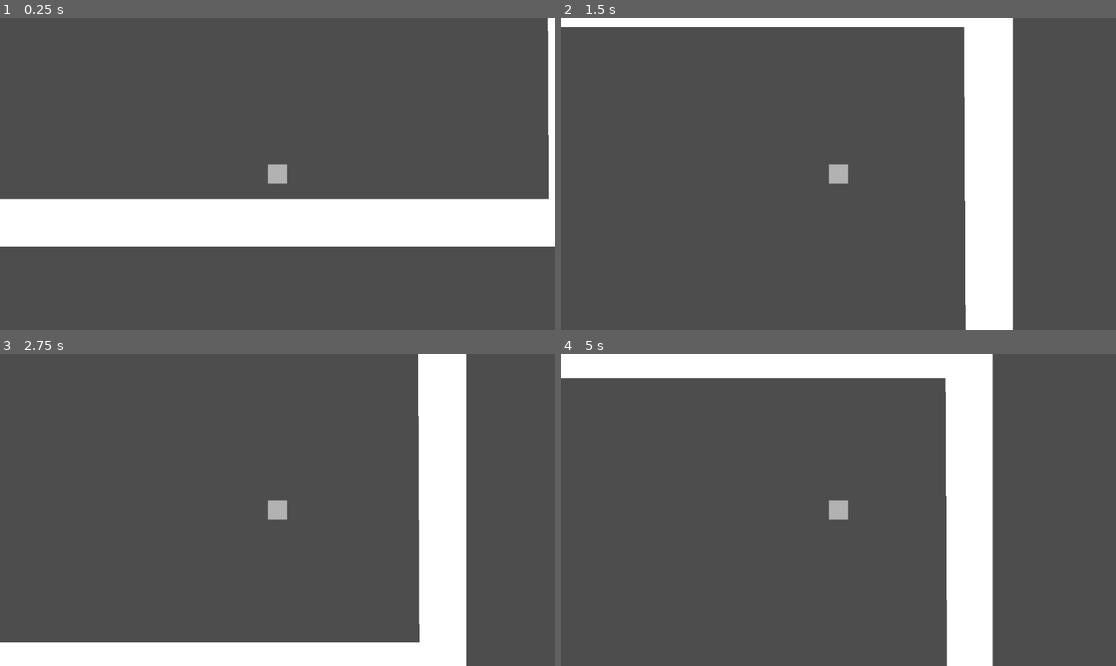
Above: before the commit, frames 1-4 (two rows, left to right).
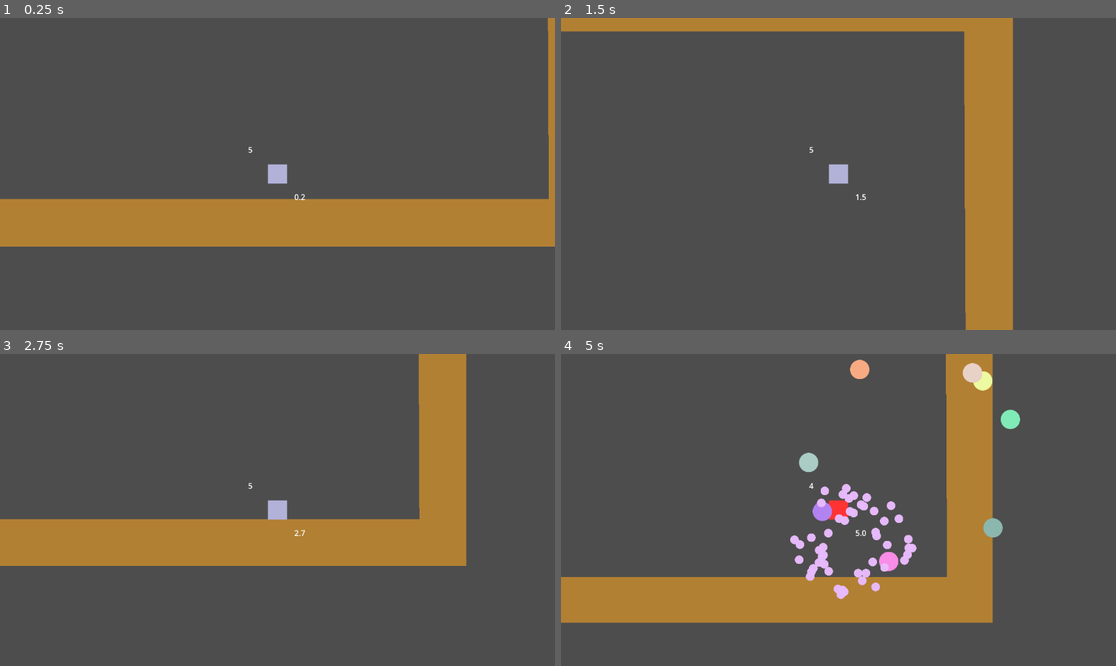
Above: after the commit, the same moments.

Repository: Stephen-Seo/LD54_BoxSurvival
Game: Godot game, scene res://boxedSpace.tscn
The game is run twice, just before and just after one commit, with the same random seed, the same clock (stepped at 60 frames per second) and the same inputs.
Inputs:
- Up to frame 1 (0.25 s): no input
- Up to frame 2 (1.5 s): tap Enter (ui_accept) at 0.5, 0.6 s; hold Right (ui_right) from 0.53 s (still down); tap Space (jump, bound only after the commit) at 0.77, 0.8, 1.07, 1.35 s
- Up to frame 3 (2.75 s): tap Space (jump, bound only after the commit) at 1.52, 1.82, 2.3 s; tap Enter (ui_accept) at 1.55, 2.1 s; release Right (ui_right) at 2.03 s; hold Left (ui_left) from 2.03 s (still down)
- Up to frame 4 (5 s): release Left (ui_left) at 2.78 s; hold Right (ui_right) 2.78-4.28 s; tap Enter (ui_accept) at 2.85, 4.35 s; tap Space (jump, bound only after the commit) at 3.02, 3.32, 3.6, 3.77, 4.07, 4.52, 4.82 s; hold Left (ui_left) from 4.28 s (still down)

The runs differ from the first frame. In frame 1, 16% of the frame differs, in the area x 0-100%, y 0-74%; in frame 2, 12%; in frame 3, 26%; in frame 4, 26%, in the area x 0-83%, y 0-100%.

Commit message:
Work
Impl. enough for basic gameplay and has some particle effects.

Diff:
--- a/PlayerCharacterBody2D.gd
+++ b/PlayerCharacterBody2D.gd
@@ -4,30 +4,90 @@
 const SPEED = 300.0
 const JUMP_VELOCITY = -800.0
 
-const DEFAULT_COLOR = Color(0.7, 0.7, 0.7)
+const DEFAULT_COLOR = Color(0.7, 0.7, 0.85)
 const HURT_COLOR = Color(1.0, 0.2, 0.2)
+
+const HURT_TIME = 0.5
+
+const MAX_PARTICLE_VELOCITY = 1500
+const MIN_PARTICLE_VELOCITY = 550
 
 # Get the gravity from the project settings to be synced with RigidBody nodes.
 var gravity = ProjectSettings.get_setting("physics/2d/default_gravity")
 
+var health = 5
+var hurt_timer = 0.0
+
+@onready var text_label = $RichTextLabel
+var text_timer = 0.0
+var text_format = "%.1f"
+
+@onready var health_label = $RichTextLabel2
+var health_text_format = "%d"
+
+@onready var self_sprite = $Sprite2D
+
+var particle = preload("res://circleParticle.tscn")
+
 func _ready():
-	modulate = DEFAULT_COLOR
+	self_sprite.self_modulate = DEFAULT_COLOR
+	health_label.add_text(health_text_format % health)
 
 func _physics_process(delta):
+	if health <= 0:
+		return
+
+	text_timer += delta
+	text_label.clear()
+	text_label.add_text(text_format % text_timer)
+
 	# Add the gravity.
 	if not is_on_floor():
 		velocity.y += gravity * delta
 
 	# Handle Jump.
-	if Input.is_action_just_pressed("ui_accept") and is_on_floor():
+	if Input.is_action_just_pressed("jump") and is_on_floor():
 		velocity.y = JUMP_VELOCITY
 
 	# Get the input direction and handle the movement/deceleration.
 	# As good practice, you should replace UI actions with custom gameplay actions.
-	var direction = Input.get_axis("ui_left", "ui_right")
+	var direction = Input.get_axis("left", "right")
 	if direction:
 		velocity.x = direction * SPEED
 	else:
 		velocity.x = move_toward(velocity.x, 0, SPEED)
 
 	move_and_slide()
+
+	hurt_timer -= delta
+	if hurt_timer < 0.0:
+		hurt_timer = 0.0
+		self_sprite.self_modulate = DEFAULT_COLOR
+
+func spawn_particle(color):
+	var particle_instance = particle.instantiate()
+	particle_instance.find_child("Sprite2D").self_modulate = color
+	var random_angle = randf_range(0.0, PI * 2.0)
+	particle_instance.position = self.position
+	var vel = randf_range(MIN_PARTICLE_VELOCITY, MAX_PARTICLE_VELOCITY)
+	particle_instance.linear_velocity = Vector2(cos(random_angle) * vel, sin(random_angle) * vel)
+	get_parent().add_child(particle_instance)
+
+func damaged(projectile):
+	var projectile_color = projectile.find_child("Sprite2D").self_modulate
+	for i in range(50):
+		spawn_particle(projectile_color)
+	if hurt_timer == 0.0:
+		health -= 1
+		health_label.clear()
+		health_label.add_text(health_text_format % health)
+		self_sprite.self_modulate = HURT_COLOR
+		hurt_timer = HURT_TIME
+		if health <= 0:
+			velocity = Vector2(0, 0)
+			collision_layer = 0
+			collision_mask = 0
+			self_sprite.self_modulate = Color(0, 0, 0, 0)
+			for i in range(100):
+				spawn_particle(Color(1, 1, 1))
+			get_parent().on_player_death()
--- /dev/null
+++ b/boundary.gd
@@ -0,0 +1,11 @@
+extends StaticBody2D
+
+
+# Called when the node enters the scene tree for the first time.
+func _ready():
+	modulate = Color(0.7, 0.5, 0.2)
+
+
+# Called every frame. 'delta' is the elapsed time since the previous frame.
+func _process(delta):
+	pass
--- a/boxedSpace.gd
+++ b/boxedSpace.gd
@@ -1,6 +1,14 @@
 extends Node2D
 
 @onready var arenaBody = $StaticBody2D
+@onready var player = $CharacterBody2D
+var projectile = preload("res://circleProjectiles.tscn")
+
+const WAVE_TIME = 5.0
+const PROJECTILE_DISTANCE = 1500
+const PROJECTILE_VELOCITY = 500
+
+var wave_timer = 3.0
 
 # Called when the node enters the scene tree for the first time.
 func _ready():
@@ -9,5 +17,29 @@
 
 # Called every frame. 'delta' is the elapsed time since the previous frame.
 func _process(delta):
+	if player.health <= 0:
+		return
 	if arenaBody.scale.x > 0.1:
 		arenaBody.scale -= arenaBody.scale * 0.01 * delta
+	wave_timer += delta
+	if wave_timer >= WAVE_TIME:
+		wave_timer = 0
+		for i in range(10):
+			var projectile_instance = projectile.instantiate()
+			var random_angle = randf_range(0.0, PI * 2.0)
+			var projectile_sprite = projectile_instance.find_child("Sprite2D")
+			projectile_instance.position = Vector2(cos(random_angle) * PROJECTILE_DISTANCE + player.position.x, sin(random_angle) * PROJECTILE_DISTANCE + player.position.y)
+			projectile_instance.linear_velocity = Vector2(-cos(random_angle) * PROJECTILE_VELOCITY, -sin(random_angle) * PROJECTILE_VELOCITY)
+			projectile_sprite.self_modulate = Color(randf_range(0.5, 1.0), randf_range(0.5, 1.0), randf_range(0.5, 1.0))
+			add_child(projectile_instance)
+
+func do_restart():
+	get_tree().reload_current_scene()
+
+func on_player_death():
+	var button = Button.new()
+	button.position = Vector2(0, -50)
+	button.add_theme_font_size_override("font_size", 40)
+	button.text = "Restart?"
+	button.pressed.connect(do_restart)
+	player.add_child(button)
--- a/boxedSpace.tscn
+++ b/boxedSpace.tscn
@@ -1,7 +1,8 @@
-[gd_scene load_steps=9 format=3 uid="uid://dsb4cupghg5of"]
+[gd_scene load_steps=8 format=3 uid="uid://dsb4cupghg5of"]
 
 [ext_resource type="Script" path="res://boxedSpace.gd" id="1_kaapg"]
-[ext_resource type="Script" path="res://PlayerCharacterBody2D.gd" id="1_l6wl1"]
+[ext_resource type="Script" path="res://boundary.gd" id="2_ifihl"]
+[ext_resource type="PackedScene" uid="uid://dv8hwks0xe3c0" path="res://player.tscn" id="3_b55g5"]
 
 [sub_resource type="RectangleShape2D" id="RectangleShape2D_usx0l"]
 size = Vector2(1353, 99)
@@ -15,15 +16,11 @@
 [sub_resource type="RectangleShape2D" id="RectangleShape2D_oer7k"]
 size = Vector2(101, 850)
 
-[sub_resource type="RectangleShape2D" id="RectangleShape2D_yripi"]
-size = Vector2(40, 40)
-
-[sub_resource type="CanvasTexture" id="CanvasTexture_ruce8"]
-
 [node name="Node2D" type="Node2D"]
 script = ExtResource("1_kaapg")
 
 [node name="StaticBody2D" type="StaticBody2D" parent="."]
+script = ExtResource("2_ifihl")
 
 [node name="Polygon2D" type="Polygon2D" parent="StaticBody2D"]
 position = Vector2(1, 0)
@@ -46,16 +43,4 @@
 position = Vector2(1203.5, 322)
 shape = SubResource("RectangleShape2D_oer7k")
 
-[node name="CharacterBody2D" type="CharacterBody2D" parent="."]
-position = Vector2(590, 561)
-script = ExtResource("1_l6wl1")
-
-[node name="CollisionShape2D" type="CollisionShape2D" parent="CharacterBody2D"]
-shape = SubResource("RectangleShape2D_yripi")
-debug_color = Color(0, 0.6, 0.701961, 0.419608)
-
-[node name="Sprite2D" type="Sprite2D" parent="CharacterBody2D"]
-scale = Vector2(40, 40)
-texture = SubResource("CanvasTexture_ruce8")
-
-[node name="Camera2D" type="Camera2D" parent="CharacterBody2D"]
+[node name="CharacterBody2D" parent="." instance=ExtResource("3_b55g5")]
--- /dev/null
+++ b/circleParticle.gd
@@ -0,0 +1,20 @@
+extends RigidBody2D
+
+const LIFETIME = 5
+
+var timer = 0.0
+
+@onready var sprite = $Sprite2D
+
+# Called when the node enters the scene tree for the first time.
+func _ready():
+	pass # Replace with function body.
+
+
+# Called every frame. 'delta' is the elapsed time since the previous frame.
+func _process(delta):
+	timer += delta
+	if timer >= LIFETIME:
+		get_parent().remove_child(self)
+	else:
+		sprite.self_modulate.a = 1.0 - timer / LIFETIME
--- /dev/null
+++ b/circleParticle.tscn
@@ -0,0 +1,14 @@
+[gd_scene load_steps=3 format=3 uid="uid://b11lnbcljlqsm"]
+
+[ext_resource type="Texture2D" uid="uid://cx5ihekx61v8u" path="res://res/circle_64x64.png" id="1_h1v2k"]
+[ext_resource type="Script" path="res://circleParticle.gd" id="1_wpfda"]
+
+[node name="Particle" type="RigidBody2D"]
+collision_layer = 0
+collision_mask = 0
+gravity_scale = 0.0
+script = ExtResource("1_wpfda")
+
+[node name="Sprite2D" type="Sprite2D" parent="."]
+scale = Vector2(0.28, 0.28)
+texture = ExtResource("1_h1v2k")
--- /dev/null
+++ b/circleProjectile.gd
@@ -0,0 +1,25 @@
+extends RigidBody2D
+
+const Player = preload("res://PlayerCharacterBody2D.gd")
+
+const LIFETIME = 18.0
+var timer = 0.0
+
+# Called when the node enters the scene tree for the first time.
+func _ready():
+	set_contact_monitor(true)
+	set_max_contacts_reported(4)
+
+func on_collide():
+	pass
+
+# Called every frame. 'delta' is the elapsed time since the previous frame.
+func _process(delta):
+	timer += delta
+	if timer >= LIFETIME:
+		get_parent().remove_child(self)
+	for collider in get_colliding_bodies():
+		if collider is Player:
+			collider.damaged(self)
+			get_parent().remove_child(self)
+			break
--- /dev/null
+++ b/circleProjectiles.tscn
@@ -0,0 +1,21 @@
+[gd_scene load_steps=4 format=3 uid="uid://5sm3fvmwot2v"]
+
+[ext_resource type="Script" path="res://circleProjectile.gd" id="1_3n2hf"]
+[ext_resource type="Texture2D" uid="uid://cx5ihekx61v8u" path="res://res/circle_64x64.png" id="2_omdp0"]
+
+[sub_resource type="CircleShape2D" id="CircleShape2D_t1ey8"]
+
+[node name="RigidBody2D" type="RigidBody2D"]
+collision_layer = 4
+collision_mask = 2
+gravity_scale = 0.0
+script = ExtResource("1_3n2hf")
+
+[node name="CollisionShape2D" type="CollisionShape2D" parent="."]
+scale = Vector2(2, 2)
+shape = SubResource("CircleShape2D_t1ey8")
+
+[node name="Sprite2D" type="Sprite2D" parent="CollisionShape2D"]
+position = Vector2(5.96046e-07, -5.36442e-07)
+scale = Vector2(0.3125, 0.3125)
+texture = ExtResource("2_omdp0")
--- /dev/null
+++ b/player.tscn
@@ -0,0 +1,35 @@
+[gd_scene load_steps=4 format=3 uid="uid://dv8hwks0xe3c0"]
+
+[ext_resource type="Script" path="res://PlayerCharacterBody2D.gd" id="1_8l13s"]
+
+[sub_resource type="RectangleShape2D" id="RectangleShape2D_yripi"]
+size = Vector2(40, 40)
+
+[sub_resource type="CanvasTexture" id="CanvasTexture_ruce8"]
+
+[node name="CharacterBody2D" type="CharacterBody2D"]
+position = Vector2(590, 561)
+collision_layer = 3
+script = ExtResource("1_8l13s")
+
+[node name="CollisionShape2D" type="CollisionShape2D" parent="."]
+shape = SubResource("RectangleShape2D_yripi")
+debug_color = Color(0, 0.6, 0.701961, 0.419608)
+
+[node name="Sprite2D" type="Sprite2D" parent="."]
+scale = Vector2(40, 40)
+texture = SubResource("CanvasTexture_ruce8")
+
+[node name="Camera2D" type="Camera2D" parent="."]
+
+[node name="RichTextLabel" type="RichTextLabel" parent="."]
+offset_left = 35.0
+offset_top = 36.0
+offset_right = 151.0
+offset_bottom = 76.0
+
+[node name="RichTextLabel2" type="RichTextLabel" parent="."]
+offset_left = -61.0
+offset_top = -62.0
+offset_right = -21.0
+offset_bottom = -22.0
--- a/project.godot
+++ b/project.godot
@@ -15,6 +15,28 @@
 config/features=PackedStringArray("4.1", "GL Compatibility")
 config/icon="res://icon.svg"
 
+[input]
+
+jump={
+"deadzone": 0.5,
+"events": [Object(InputEventKey,"resource_local_to_scene":false,"resource_name":"","device":0,"window_id":0,"alt_pressed":false,"shift_pressed":false,"ctrl_pressed":false,"meta_pressed":false,"pressed":false,"keycode":0,"physical_keycode":32,"key_label":0,"unicode":0,"echo":false,"script":null)
+, Object(InputEventKey,"resource_local_to_scene":false,"resource_name":"","device":0,"window_id":0,"alt_pressed":false,"shift_pressed":false,"ctrl_pressed":false,"meta_pressed":false,"pressed":false,"keycode":0,"physical_keycode":87,"key_label":0,"unicode":0,"echo":false,"script":null)
+, Object(InputEventKey,"resource_local_to_scene":false,"resource_name":"","device":0,"window_id":0,"alt_pressed":false,"shift_pressed":false,"ctrl_pressed":false,"meta_pressed":false,"pressed":false,"keycode":0,"physical_keycode":4194320,"key_label":0,"unicode":0,"echo":false,"script":null)
+]
+}
+left={
+"deadzone": 0.5,
+"events": [Object(InputEventKey,"resource_local_to_scene":false,"resource_name":"","device":0,"window_id":0,"alt_pressed":false,"shift_pressed":false,"ctrl_pressed":false,"meta_pressed":false,"pressed":false,"keycode":0,"physical_keycode":4194319,"key_label":0,"unicode":0,"echo":false,"script":null)
+, Object(InputEventKey,"resource_local_to_scene":false,"resource_name":"","device":0,"window_id":0,"alt_pressed":false,"shift_pressed":false,"ctrl_pressed":false,"meta_pressed":false,"pressed":false,"keycode":0,"physical_keycode":65,"key_label":0,"unicode":0,"echo":false,"script":null)
+]
+}
+right={
+"deadzone": 0.5,
+"events": [Object(InputEventKey,"resource_local_to_scene":false,"resource_name":"","device":0,"window_id":0,"alt_pressed":false,"shift_pressed":false,"ctrl_pressed":false,"meta_pressed":false,"pressed":false,"keycode":0,"physical_keycode":4194321,"key_label":0,"unicode":0,"echo":false,"script":null)
+, Object(InputEventKey,"resource_local_to_scene":false,"resource_name":"","device":0,"window_id":0,"alt_pressed":false,"shift_pressed":false,"ctrl_pressed":false,"meta_pressed":false,"pressed":false,"keycode":0,"physical_keycode":68,"key_label":0,"unicode":0,"echo":false,"script":null)
+]
+}
+
 [rendering]
 
 renderer/rendering_method="gl_compatibility"
Binary file added: res/circle_64x64.png
Not shown, added: res/circle_64x64.png.import
